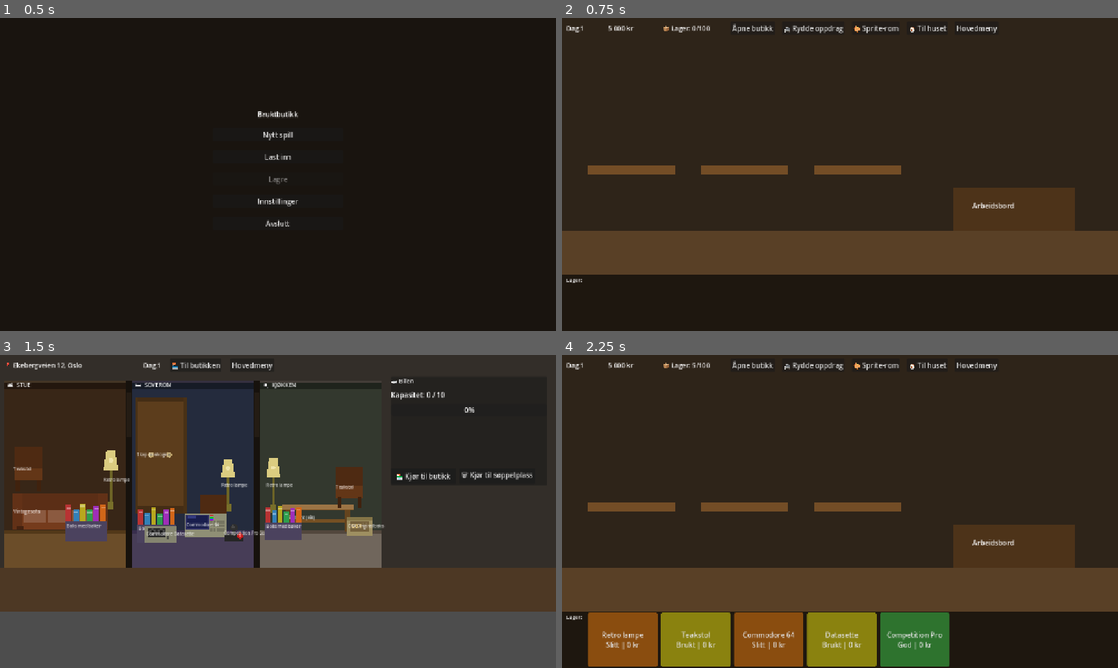
Above: before the commit, frames 1-4 (two rows, left to right).
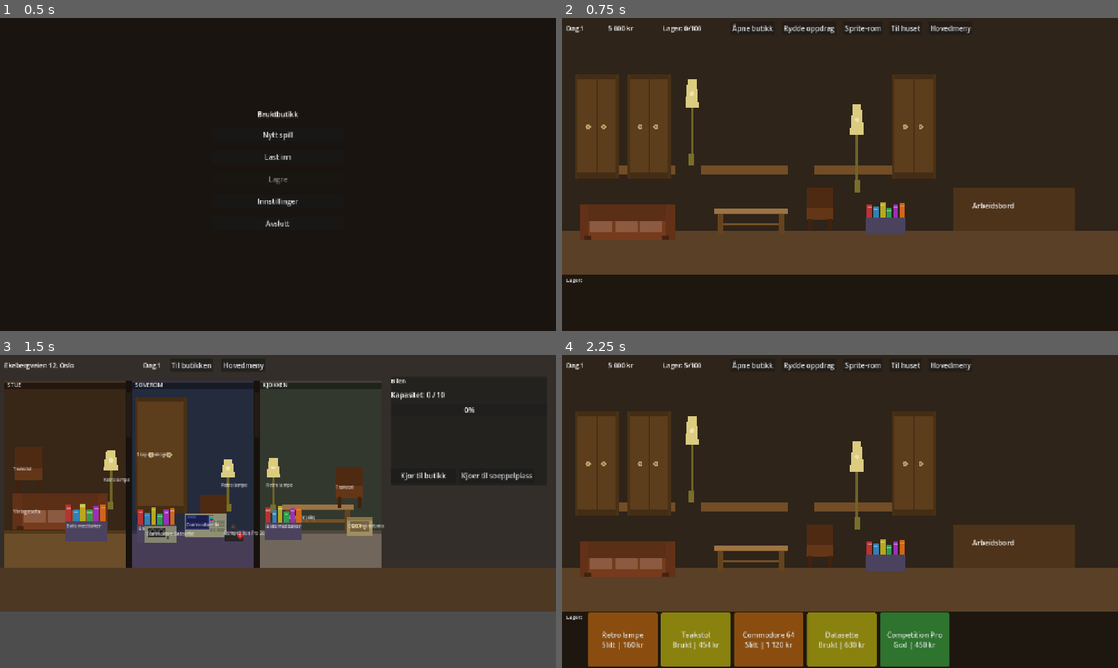
Above: after the commit, the same moments.

Repository: hansarne-lang/bruktbutikk
Game: Godot game, scene res://scenes/main_menu/MainMenu.tscn
Two runs of this game, one before a commit and one after it. Both use one fixed random seed, a clock stepped at 60 frames per second and the inputs below.
Inputs:
- Up to frame 1 (0.5 s): no input
- Up to frame 2 (0.75 s): click "Nytt spill" at 0.5 s
- Up to frame 3 (1.5 s): click "🚐 Rydde oppdrag" (after the commit: "Rydde oppdrag") at 1.25 s
- Up to frame 4 (2.25 s): click "🏪 Til butikken" (after the commit: "Til butikken") at 2 s

Frame 1 is identical in both runs. In frame 2, 11% of the frame differs, in the area x 2-79%, y 2-71%; in frame 3, 0.9%; in frame 4, 12%, in the area x 2-79%, y 2-95%.

Commit message:
Fiks 4 bugs: priser i save, emoji i HTML5, deco z-index, CSV i eksport

Diff:
--- a/scenes/cleanup/Cleanup.tscn
+++ b/scenes/cleanup/Cleanup.tscn
@@ -23,7 +23,7 @@
 theme_override_constants/separation = 20
 
 [node name="LocationLabel" type="Label" parent="UI/HUD"]
-text = "📍 Laster..."
+text = "Laster..."
 theme_override_font_sizes/font_size = 15
 custom_minimum_size = Vector2(300, 0)
 
@@ -32,7 +32,7 @@
 theme_override_font_sizes/font_size = 15
 
 [node name="ShopButton" type="Button" parent="UI/HUD"]
-text = "🏪 Til butikken"
+text = "Til butikken"
 
 [node name="MainMenuButton" type="Button" parent="UI/HUD"]
 text = "Hovedmeny"
@@ -45,7 +45,7 @@
 theme_override_constants/separation = 10
 
 [node name="CarTitle" type="Label" parent="UI/CarPanel/CarVBox"]
-text = "🚐 Bilen"
+text = "Bilen"
 theme_override_font_sizes/font_size = 14
 
 [node name="CarCapacityLabel" type="Label" parent="UI/CarPanel/CarVBox"]
@@ -63,11 +63,11 @@
 theme_override_constants/separation = 8
 
 [node name="DriveShopButton" type="Button" parent="UI/CarPanel/CarVBox/CarButtons"]
-text = "🏪 Kjør til butikk"
+text = "Kjor til butikk"
 custom_minimum_size = Vector2(150, 35)
 
 [node name="DriveDumpButton" type="Button" parent="UI/CarPanel/CarVBox/CarButtons"]
-text = "🗑 Kjør til søppelplass"
+text = "Kjoer til soeppelplass"
 custom_minimum_size = Vector2(160, 35)
 
 [node name="ItemPanel" type="PanelContainer" parent="UI"]
@@ -99,11 +99,11 @@
 theme_override_constants/separation = 8
 
 [node name="TakeButton" type="Button" parent="UI/ItemPanel/ItemVBox/ItemButtons"]
-text = "📦 Legg i bil"
+text = "Legg i bil"
 custom_minimum_size = Vector2(150, 35)
 
 [node name="ThrowButton" type="Button" parent="UI/ItemPanel/ItemVBox/ItemButtons"]
-text = "🗑 Kast"
+text = "Kast"
 custom_minimum_size = Vector2(150, 35)
 
 [node name="CloseItemButton" type="Button" parent="UI/ItemPanel/ItemVBox"]
@@ -125,7 +125,7 @@
 theme_override_constants/separation = 10
 
 [node name="RoomClearedLabel" type="Label" parent="UI/RoomClearedPanel/RoomClearedVBox"]
-text = "✅ Rommet er ryddet!"
+text = "Rommet er ryddet!"
 horizontal_alignment = 1
 theme_override_font_sizes/font_size = 18
 
--- a/scenes/home/Home.tscn
+++ b/scenes/home/Home.tscn
@@ -69,7 +69,7 @@
 theme_override_font_sizes/font_size = 16
 
 [node name="ShopButton" type="Button" parent="UI/HUD"]
-text = "🏪 Til butikken"
+text = "Til butikken"
 
 [node name="MainMenuButton" type="Button" parent="UI/HUD"]
 text = "Hovedmeny"
--- a/scenes/shop/Shop.tscn
+++ b/scenes/shop/Shop.tscn
@@ -55,7 +55,7 @@
 custom_minimum_size = Vector2(110, 0)
 
 [node name="CapacityLabel" type="Label" parent="UI/HUD"]
-text = "📦 Lager: 0/100"
+text = "Lager: 0/100"
 theme_override_font_sizes/font_size = 15
 custom_minimum_size = Vector2(140, 0)
 
@@ -63,13 +63,13 @@
 text = "Åpne butikk"
 
 [node name="CleanupButton" type="Button" parent="UI/HUD"]
-text = "🚐 Rydde oppdrag"
+text = "Rydde oppdrag"
 
 [node name="ArtRoomButton" type="Button" parent="UI/HUD"]
-text = "🎨 Sprite-rom"
+text = "Sprite-rom"
 
 [node name="HomeButton" type="Button" parent="UI/HUD"]
-text = "🏠 Til huset"
+text = "Til huset"
 
 [node name="MainMenuButton" type="Button" parent="UI/HUD"]
 text = "Hovedmeny"
@@ -101,7 +101,7 @@
 theme_override_constants/separation = 6
 
 [node name="WBTitle" type="Label" parent="UI/WorkbenchPanel/WorkbenchVBox"]
-text = "⚒ Arbeidsbord"
+text = "Arbeidsbord"
 theme_override_font_sizes/font_size = 15
 
 [node name="WBItemName" type="Label" parent="UI/WorkbenchPanel/WorkbenchVBox"]
@@ -125,7 +125,7 @@
 [node name="WBSeparator" type="HSeparator" parent="UI/WorkbenchPanel/WorkbenchVBox"]
 
 [node name="WBSetTitle" type="Label" parent="UI/WorkbenchPanel/WorkbenchVBox"]
-text = "🎮 Sett-kombinering"
+text = "Sett-kombinering"
 theme_override_font_sizes/font_size = 13
 
 [node name="WBSetStatus" type="Label" parent="UI/WorkbenchPanel/WorkbenchVBox"]
@@ -137,7 +137,7 @@
 disabled = true
 
 [node name="WBHomeButton" type="Button" parent="UI/WorkbenchPanel/WorkbenchVBox"]
-text = "🏠 Ta med hjem"
+text = "Ta med hjem"
 visible = false
 
 [node name="WBCloseButton" type="Button" parent="UI/WorkbenchPanel/WorkbenchVBox"]
--- a/scenes/sprite_room/SpriteRoom.tscn
+++ b/scenes/sprite_room/SpriteRoom.tscn
@@ -47,7 +47,7 @@
 theme_override_constants/separation = 20
 
 [node name="TitleLabel" type="Label" parent="UI/HUD"]
-text = "🎨 Sprite-rom"
+text = "Sprite-rom"
 theme_override_font_sizes/font_size = 16
 
 [node name="BackButton" type="Button" parent="UI/HUD"]
--- a/scripts/ItemData.gd
+++ b/scripts/ItemData.gd
@@ -89,10 +89,17 @@
 func to_dict() -> Dictionary:
 	return {
 		"id": id, "name": name, "category": category,
+		"description": description, "set_id": set_id,
 		"condition_value": condition_value,
+		"base_buy_price": base_buy_price,
+		"base_sell_price": base_sell_price,
+		"wash_cost": wash_cost,
+		"wash_condition_gain": wash_condition_gain,
+		"repair_cost": repair_cost,
+		"repair_condition_gain": repair_condition_gain,
+		"max_condition": max_condition,
 		"is_washed": is_washed, "is_repaired": is_repaired,
 		"is_on_shelf": is_on_shelf, "is_sold": is_sold,
-		"set_id": set_id
 	}
 
 static func from_dict(d: Dictionary) -> ItemData:
@@ -100,10 +107,18 @@
 	item.id = d.get("id", "")
 	item.name = d.get("name", "")
 	item.category = d.get("category", "")
+	item.description = d.get("description", "")
+	item.set_id = d.get("set_id", "")
 	item.condition_value = d.get("condition_value", 50)
+	item.base_buy_price = d.get("base_buy_price", 0)
+	item.base_sell_price = d.get("base_sell_price", 0)
+	item.wash_cost = d.get("wash_cost", 0)
+	item.wash_condition_gain = d.get("wash_condition_gain", 10)
+	item.repair_cost = d.get("repair_cost", 0)
+	item.repair_condition_gain = d.get("repair_condition_gain", 20)
+	item.max_condition = d.get("max_condition", 100)
 	item.is_washed = d.get("is_washed", false)
 	item.is_repaired = d.get("is_repaired", false)
 	item.is_on_shelf = d.get("is_on_shelf", false)
 	item.is_sold = d.get("is_sold", false)
-	item.set_id = d.get("set_id", "")
 	return item
--- a/scripts/cleanup/Cleanup.gd
+++ b/scripts/cleanup/Cleanup.gd
@@ -71,7 +71,7 @@
 func _ready() -> void:
 	var data := SaveManager.game_data
 	day_label.text      = "Dag %d" % data.get("day", 1)
-	location_label.text = "📍 %s" % data.get("current_location", "Ukjent adresse")
+	location_label.text = data.get("current_location", "Ukjent adresse")
 
 	$UI/HUD/ShopButton.pressed.connect(_on_go_shop)
 	$UI/HUD/MainMenuButton.pressed.connect(_on_main_menu)
@@ -155,11 +155,11 @@
 # ── Prisantydning ─────────────────────────────────────────────
 func _value_hint(item: ItemData) -> String:
 	var v := item.condition_value
-	if v >= 80:   return "✨ Ser svært verdifull ut!"
-	elif v >= 62: return "👍 Ganske fin stand"
-	elif v >= 45: return "😐 Middels – litt bruk og slit"
-	elif v >= 25: return "😕 Nokså slitt og medtatt"
-	else:          return "😬 Veldig dårlig stand"
+	if v >= 80:   return "Ser svært verdifull ut!"
+	elif v >= 62: return "Ganske fin stand"
+	elif v >= 45: return "Middels – litt bruk og slit"
+	elif v >= 25: return "Nokså slitt og medtatt"
+	else:          return "Veldig dårlig stand"
 
 # ── Klikk ────────────────────────────────────────────────────
 func _on_item_clicked(_vp, event, _shape, item: ItemData) -> void:
@@ -198,7 +198,7 @@
 	current_item.is_sold = true
 	_tint_sprite(current_item.id, Color(1.0, 0.30, 0.30, 0.55))
 	item_panel.visible = false
-	_set_status("🗑 %s ble kastet." % current_item.name)
+	_set_status("%s ble kastet." % current_item.name)
 	_check_room_cleared()
 
 func _tint_sprite(id: String, col: Color) -> void:
@@ -228,7 +228,7 @@
 		item.is_on_shelf = false
 		inventory.append(item.to_dict())
 	SaveManager.game_data["inventory"] = inventory
-	_set_status("✅ %d ting levert til butikken!" % car_items.size())
+	_set_status("%d ting levert til butikken!" % car_items.size())
 	car_items.clear()
 	car_load = 0
 	_update_car_ui()
@@ -240,7 +240,7 @@
 		_set_status("Bilen er tom.")
 		return
 	SoundManager.play("item_throw")
-	_set_status("🗑 %d ting kjørt til søppelplassen." % car_items.size())
+	_set_status("%d ting kjørt til søppelplassen." % car_items.size())
 	car_items.clear()
 	car_load = 0
 	_update_car_ui()
--- a/scripts/cleanup/RoomBackground.gd
+++ b/scripts/cleanup/RoomBackground.gd
@@ -8,21 +8,21 @@
 
 const SECTIONS := [
 	{
-		"label": "🛋  STUE",
+		"label": "STUE",
 		"x": 10, "w": 280,
 		"wall":  Color(0.22, 0.15, 0.09),
 		"floor": Color(0.42, 0.30, 0.16),
 		"trim":  Color(0.32, 0.22, 0.10),
 	},
 	{
-		"label": "🛏  SOVEROM",
+		"label": "SOVEROM",
 		"x": 304, "w": 280,
 		"wall":  Color(0.14, 0.17, 0.24),
 		"floor": Color(0.28, 0.24, 0.34),
 		"trim":  Color(0.22, 0.18, 0.30),
 	},
 	{
-		"label": "🍳  KJØKKEN",
+		"label": "KJOKKEN",
 		"x": 598, "w": 280,
 		"wall":  Color(0.20, 0.22, 0.18),
 		"floor": Color(0.44, 0.40, 0.36),
--- a/scripts/shop/Shop.gd
+++ b/scripts/shop/Shop.gd
@@ -63,7 +63,7 @@
 		var s := FS.new()
 		s.position = Vector2(d[1], d[2])
 		s.setup(d[0], Vector2(d[3], d[4]))
-		s.z_index = -1
+		s.z_index = 1
 		add_child(s)
 
 # ── HUD ──────────────────────────────────────────────────────
@@ -73,7 +73,7 @@
 	money_label.text    = "%s kr" % _fmt(data.get("money", 0))
 	open_close_btn.text = "Lukk butikk" if is_open else "Åpne butikk"
 	var used := inventory.size()
-	capacity_label.text = "📦 Lager: %d/%d" % [used, SHOP_CAPACITY]
+	capacity_label.text = "Lager: %d/%d" % [used, SHOP_CAPACITY]
 	# Rød farge når nesten full
 	if used >= SHOP_CAPACITY:
 		capacity_label.add_theme_color_override("font_color", Color(1, 0.3, 0.3))
@@ -133,7 +133,7 @@
 func _show_sales_report(count: int, earned: int) -> void:
 	# Vis enkel popup i HUD
 	var lbl := Label.new()
-	lbl.text = "🏷 %d vare(r) solgt i dag – inntekt: %s kr" % [count, _fmt(earned)]
+	lbl.text = "%d vare(r) solgt i dag – inntekt: %s kr" % [count, _fmt(earned)]
 	lbl.add_theme_font_size_override("font_size", 16)
 	lbl.add_theme_color_override("font_color", Color(0.3, 1.0, 0.4))
 	lbl.position = Vector2(10, 35)
@@ -233,7 +233,7 @@
 		wb_home_btn.visible = is_homeable
 		if is_homeable:
 			var already : bool = SaveManager.game_data.get("home_computer", false)
-			wb_home_btn.text = ("🏠 Allerede hjemme – erstatt?" if already else "🏠 Ta med hjem")
+			wb_home_btn.text = ("Allerede hjemme – erstatt?" if already else "Ta med hjem")
 	else:
 		wb_item_name.text  = "%d varer valgt" % selected.size()
 		wb_condition.text  = ""
@@ -277,7 +277,7 @@
 		var base_val: int = 0
 		for si2 in selected: base_val += si2.sell_price
 		var set_val: int = int(base_val * best_bonus)
-		wb_set_status.text = "🎉 %s\nVerdi: %s kr (×%.1f bonus!)" % [best_name, _fmt(set_val), best_bonus]
+		wb_set_status.text = "%s\nVerdi: %s kr (x%.1f bonus!)" % [best_name, _fmt(set_val), best_bonus]
 		wb_combine_btn.disabled = false
 		wb_combine_btn.set_meta("set_id",    best_set_id)
 		wb_combine_btn.set_meta("set_name",  best_name)
Not shown, changed: .github/workflows/ci.yml
